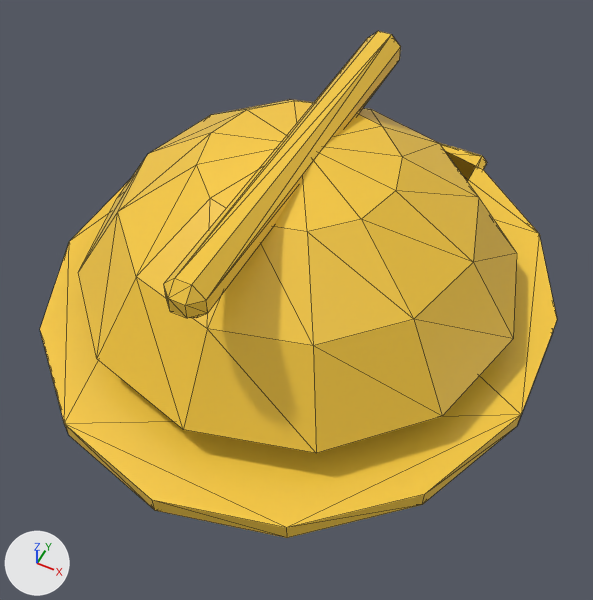
The glTF model assets/models/character/cosmetics/hat_hardhat.glb as it was, and as the next commit left it.
Rendered twice from a camera (50 mm lens) standing at (0.349, -0.717, 2.33) and looking at (0.023, -0.066, 1.515). Arrows for +X, +Y and +Z are at lower left; the lights stay in place. The older version comes first. Mesh edges are drawn as thin lines. Vertices at exactly the same position are counted once.

The older version as bpy lines, for what is in view:
```python
me_head = bpy.data.meshes.new('Head')
me_head.from_pydata(...)  # 113 vertices, 200 faces; spans x -0.341..0.341, y -0.385..0.39, z 0.408..0.685
me_head.materials.append(mat_hardhat)  # yellow #f9cb3f
ob_head = bpy.data.objects.new('Head', me_head)
ob_head.location = (0.0, 0.0, 1.05)
```
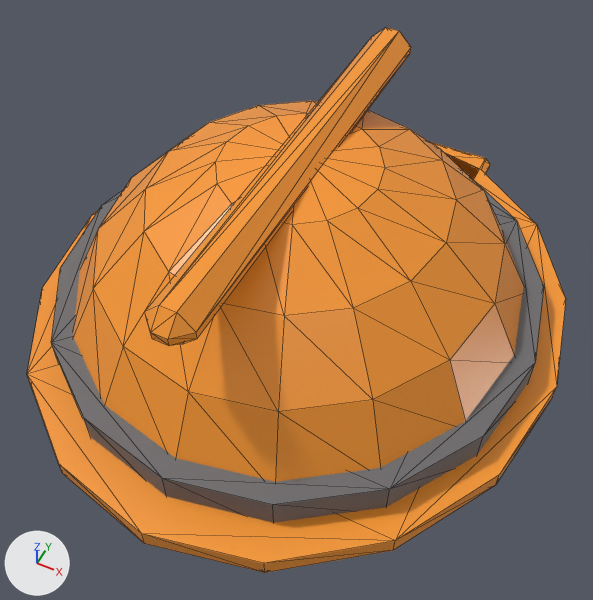
Boxes (x1, y1, x2, y2) around the edits, measured in the pictures (593 x 600 px; the box of a moved part takes in the faces that stretch with it):
```json
{"object": "Head", "change": "reshaped, recoloured", "before": [40, 31, 557, 538], "after": [27, 27, 566, 573], "on screen": "8% taller"}
{"part": 1, "of": "me_head", "change": "added", "after": [27, 152, 566, 573]}
{"part": 2, "of": "me_head", "change": "moved or reshaped", "before": [440, 143, 487, 182], "after": [431, 142, 490, 179]}
{"part": 3, "of": "me_head", "change": "added", "after": [51, 170, 544, 523]}
{"part": 4, "of": "me_head", "change": "rebuilt", "before": [78, 99, 517, 453], "after": [73, 101, 523, 482], "on screen": "8% taller"}
{"part": 5, "of": "me_head", "change": "rebuilt", "before": [164, 31, 401, 318], "after": [145, 27, 411, 346], "on screen": "12% wider, 11% taller"}
{"part": 6, "of": "me_head", "change": "deleted", "before": [40, 152, 557, 538], "on screen": "yellow"}
```

The change, as JSON lines over the scene's bpy script:
```json
{"op": "add", "block": "mat_hardhatorange", "code": ["mat_hardhatorange = principled_material('HardHatOrange')", "mat_hardhatorange.base_color = (0.95, 0.32, 0.03)  # orange #f99930", "mat_hardhatorange.roughness = 0.35"]}
{"op": "add", "block": "mat_hardhatband", "code": ["mat_hardhatband = principled_material('HardHatBand')", "mat_hardhatband.base_color = (0.15, 0.15, 0.16)  # grey #6c6c6f", "mat_hardhatband.roughness = 0.7"]}
{"block": "me_head", "where": "# used by ob_head; location = (0.0, 0.0, 1.05)"}
{"op": "remove", "block": "me_head", "code": "me_head.from_pydata(...)  # 113 vertices, 200 faces; spans x -0.341..0.341, y -0.385..0.39, z 0.408..0.685"}
{"op": "remove", "block": "me_head", "code": "me_head.materials.append(mat_hardhat)  # yellow #f9cb3f"}
{"op": "add", "block": "me_head", "code": "me_head.from_pydata(...)  # 177 vertices, 334 faces; spans x -0.37..0.37, y -0.414..0.425, z 0.378..0.675"}
{"block": "me_head", "change": "me_head part 1: a new loose piece, a 16-sided cylinder along z spanning x -0.37..0.37, y -0.414..0.414, z 0.378..0.403, in mat_hardhatorange (orange #f99930)"}
{"block": "me_head", "change": "me_head part 2: the loose piece of 24 vertices spanning x -0.15..0.15, y 0.27..0.39, z 0.408..0.433 is scaled about its middle by (1, 1.09, 1), then moved by (0.0, 0.03, -0.03), in mat_hardhatorange (orange #f99930)"}
{"block": "me_head", "change": "me_head part 3: a new loose piece, a 16-sided cylinder along z spanning x -0.335..0.335, y -0.362..0.342, z 0.385..0.445, in mat_hardhatband (grey #6c6c6f)"}
{"block": "me_head", "change": "me_head part 4: the loose piece of 37 vertices spanning x -0.3..0.3, y -0.31..0.29, z 0.474..0.675 is rebuilt with 65 vertices and now spans x -0.314..0.314, y -0.34..0.32, z 0.432..0.66, in mat_hardhatorange (orange #f99930)"}
{"block": "me_head", "change": "me_head part 5: the loose piece of 24 vertices spanning x -0.025..0.025, y -0.285..0.265, z 0.635..0.685 is rebuilt with 24 vertices and now spans x -0.03..0.03, y -0.32..0.3, z 0.625..0.675, in mat_hardhatorange (orange #f99930)"}
{"block": "me_head", "change": "me_head part 6: the loose piece of 28 vertices spanning x -0.341..0.341, y -0.385..0.385, z 0.408..0.433 is deleted"}
{"op": "add", "block": "me_head", "code": "me_head.materials.append(mat_hardhatorange)  # orange #f99930"}
{"op": "add", "block": "me_head", "code": "me_head.materials.append(mat_hardhatband)  # grey #6c6c6f"}
```
